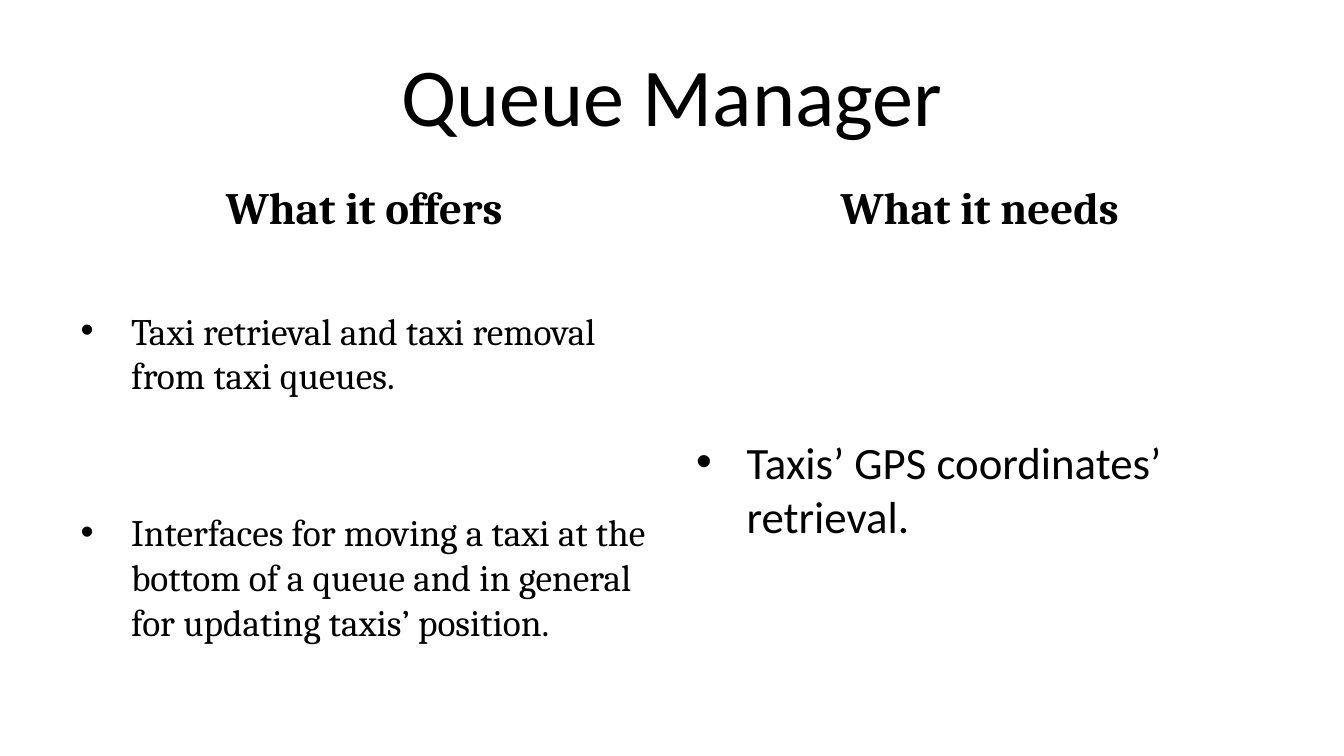
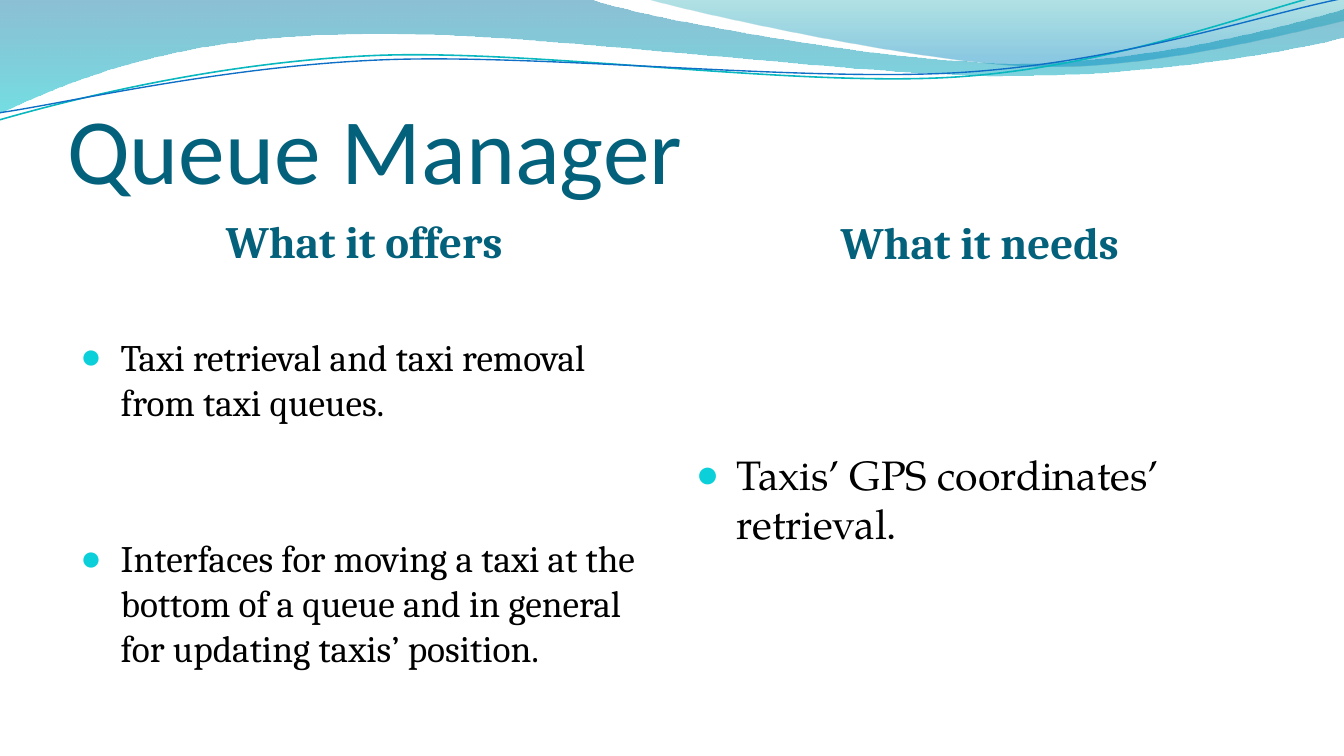
Before and after one commit to MarcoRomani/myTaxyService-SE2-PozziRomani, a slide deck: slide 5 of OtherStuff/DD all files/Components’ Interfaces.pptx. Drawn at 1344x756 pixels with LibreOffice and Linux fonts; fonts in the diff are those of the drawing; background and template pictures are left out. Boxes give left, top, right and bottom in pixels: in the first picture for what was removed or moved away, otherwise in the second. Text is boxed around its words. In the diff, an @@ line names an element or a change of style, - is before the commit and + after.

```diff
--- a/OtherStuff/DD all files/Components’ Interfaces.pptx
+++ b/OtherStuff/DD all files/Components’ Interfaces.pptx
@@ freeform shape added at [0,0,1344,113], fill gradient #0074A1 to #00C6CF @@
@@ freeform shape added at [0,0,1344,126], outline #0AB8BF 0.85 pt @@
@@ freeform shape added at [0,0,1344,120], outline #0F6FC6 0.75 pt @@
@@ freeform shape added at [644,0,1344,69], fill gradient #00A1A9 to #008BBF @@
@@ title "Queue Manager": place and size @@
-title "Queue Manager" at [401,72,942,140]
+title "Queue Manager" at [67,123,682,200]
@@ title "Queue Manager" at [67,123,682,200]: size 44 to 50 pt, text colour #000000 to #04617B; alignment centre to left; vertical alignment middle to bottom @@
@@ text "What it offers": place and size @@
-text "What it offers" at [226,192,502,225]
+text "What it offers" at [226,226,502,259]
@@ text "What it offers" at [226,226,502,259]: text colour #000000 to #04617B; vertical alignment bottom to middle @@
@@ text "What it needs": place and size @@
-text "What it needs" at [841,192,1118,225]
+text "What it needs" at [841,227,1118,260]
@@ text "What it needs" at [841,227,1118,260]: text colour #000000 to #04617B; vertical alignment bottom to middle @@
@@ text "Taxi retrieval and taxi removal ...": place and size @@
-text "Taxi retrieval and taxi removal ..." at [131,319,645,645]
+text "Taxi retrieval and taxi removal ..." at [121,345,635,671]
@@ text "Taxi retrieval and taxi removal ..." at [121,345,635,671]: bullet • to ● @@
@@ text "Taxis’ GPS coordinates’ retrieval.": place and size @@
-text "Taxis’ GPS coordinates’ retrieval." at [747,447,1162,534]
+text "Taxis’ GPS coordinates’ retrieval." at [736,460,1159,540]
@@ text "Taxis’ GPS coordinates’ retrieval." at [736,460,1159,540]: size 24 to 22 pt, font Calibri to TeX Gyre Pagella; bullet • to ● @@
```
Also in this commit, not shown: 5 other slides changed, 1 other file.
